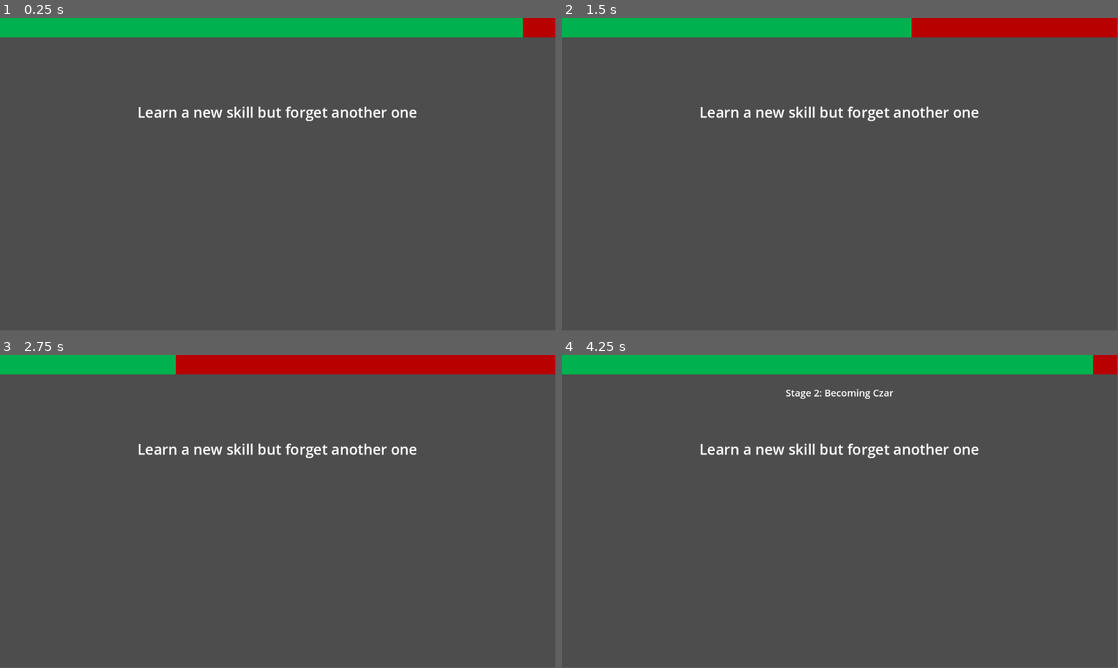
Above: before the commit, frames 1-4 (two rows, left to right).
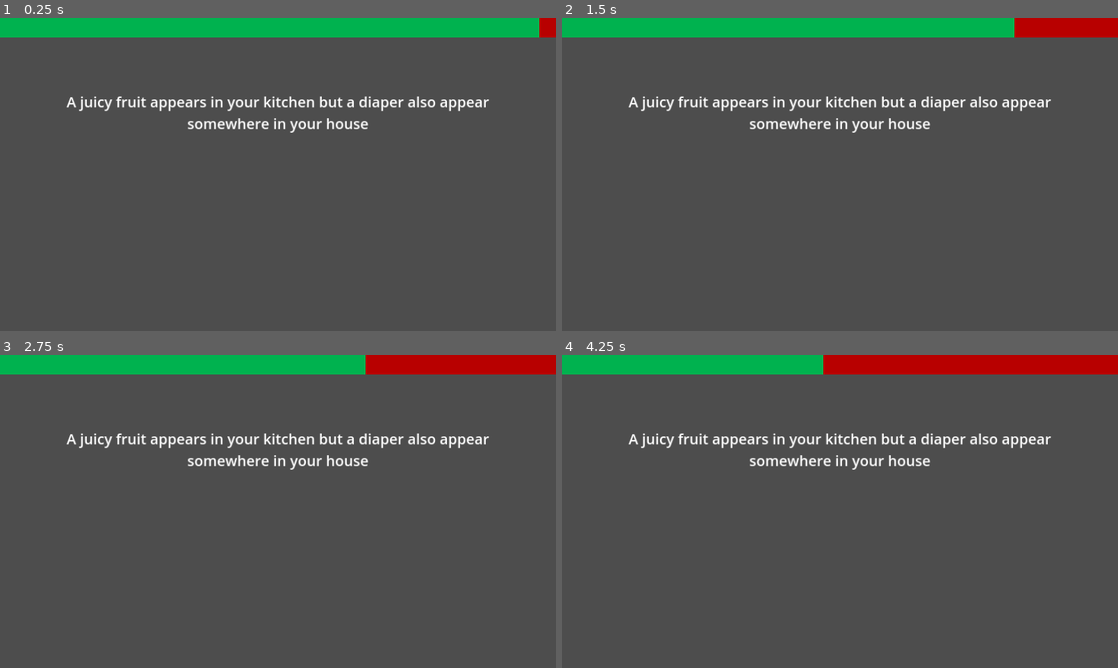
Above: after the commit, the same moments.

Repository: Beepered/WouldYouPressTheButton-Special
Game: Godot game, scene res://scenes/PlayScene.tscn
The game is run twice, just before and just after one commit, with the same random seed, the same clock (stepped at 60 frames per second) and the same inputs. This scene is started directly instead of the project's main scene.
Inputs (mouse positions are in pixels of both pictures, inside the frame that each line leads up to):
- Up to frame 1 (0.25 s): no input
- Up to frame 2 (1.5 s): move the mouse to (962, 158) at 0.52 s; click (962, 158) at 0.67 s; move the mouse to (728, 190) at 1.27 s; click (728, 190) at 1.42 s
- Up to frame 3 (2.75 s): move the mouse to (333, 442) at 2.02 s; click (333, 442) at 2.17 s
- Up to frame 4 (4.25 s): move the mouse to (812, 574) at 2.77 s; click (812, 574) at 2.92 s; move the mouse to (1006, 558) at 3.52 s; click (1006, 558) at 3.67 s
In our replay, the window is 799x449 before the commit and 800x450 after it. These sizes can differ from the game's own. Grey fills any space a smaller window leaves; there, only what the larger window draws over its background counts as a difference.

The runs differ from the first frame. In frame 1, 2.7% of the frame differs, in the area x 12-100%, y 0-37%; in frame 2, 3.7%; in frame 3, 4.6%; in frame 4, 5.8%.
Error before the commit: Invalid access of index '0' on a base object of type: 'Array'. (res://scripts/play/play_controller.gd:175)

Commit message:
longer discussionTimes and more prompts

Diff:
--- a/wouldyoupressthebutton-special/project.godot
+++ b/wouldyoupressthebutton-special/project.godot
@@ -21,4 +21,4 @@
 
 [display]
 
-window/size/resizable=false
+window/stretch/mode="canvas_items"
--- a/wouldyoupressthebutton-special/scenes/PlayScene.tscn
+++ b/wouldyoupressthebutton-special/scenes/PlayScene.tscn
@@ -105,7 +105,6 @@
 visible = false
 
 [node name="SkipButton" type="Button" parent="Discussion"]
-visible = false
 offset_left = 471.0
 offset_top = 507.0
 offset_right = 671.0
@@ -140,6 +139,7 @@
 text = "No"
 
 [node name="Game End" type="CanvasLayer" parent="."]
+visible = false
 script = ExtResource("4_aeehb")
 
 [node name="Title" type="Label" parent="Game End"]
--- a/wouldyoupressthebutton-special/scenes/main_menu.tscn
+++ b/wouldyoupressthebutton-special/scenes/main_menu.tscn
@@ -92,6 +92,7 @@
 horizontal_alignment = 1
 
 [node name="Settings" type="Node2D" parent="CanvasLayer"]
+visible = false
 
 [node name="ColorRect" type="ColorRect" parent="CanvasLayer/Settings"]
 offset_left = 129.0
--- a/wouldyoupressthebutton-special/scripts/global.gd
+++ b/wouldyoupressthebutton-special/scripts/global.gd
@@ -3,7 +3,7 @@
 
 extends Node
 
-var discussTime = 20
-var voteTime = 5
+var discussTime = 40
+var voteTime = 10
 
 var playerNames = []
--- a/wouldyoupressthebutton-special/scripts/play/play_controller.gd
+++ b/wouldyoupressthebutton-special/scripts/play/play_controller.gd
@@ -10,6 +10,7 @@
 @onready var prompt = $"MainCanvas/prompt"
 @onready var instructions = $"MainCanvas/instructions"
 
+@onready var discussCanvas = $Discussion
 @onready var skipButton = $Discussion/SkipButton
 
 @onready var voteCanvas = $Voting
@@ -43,7 +44,7 @@
 
 	mainCanvas.visible = true
 
-	skipButton.visible = false
+	discussCanvas.visible = false
 	skipButton.connect("pressed", Callable(self, "on_skip_button_pressed"))
 
 	voteCanvas.visible = false
@@ -74,29 +75,29 @@
 			instructions.visible = false
 			chosenPrompt = prompts[currentRound - 1]
 			prompt.text = chosenPrompt
-			time = 4
+			time = 8
 		2: # Assign roles to players
 			title.text = "Stage 2: Becoming Czar"
 			title.visible = true
 			assign_roles()
-			time = 5
+			time = 8
 		3: # Discussion phase
 			title.text = "Stage 3: Discussion Phase"
 			instructions.visible = true
 			instructions.text = chosenPrompt
 			prompt.text = "%s, convince people to press" % [persuader]
-			skipButton.visible = true
+			discussCanvas.visible = true
 			time = Global.discussTime
 		4:
 			title.text = "Stage 3: Discussion Phase 2"
 			instructions.visible = true
 			instructions.text = chosenPrompt
 			prompt.text = "%s, convince people NOT to press!" % [opposer]
-			skipButton.visible = true
+			discussCanvas.visible = true
 			time = Global.discussTime
 		5: # voting
 			title.text = "Stage 4: Final Voting Round"
-			skipButton.visible = false
+			discussCanvas.visible = false
 			await start_voting_phase()
 			time = 1
 		6: # Scoring and preparation for the next round
Not shown, changed: wouldyoupressthebutton-special/prompts.txt
